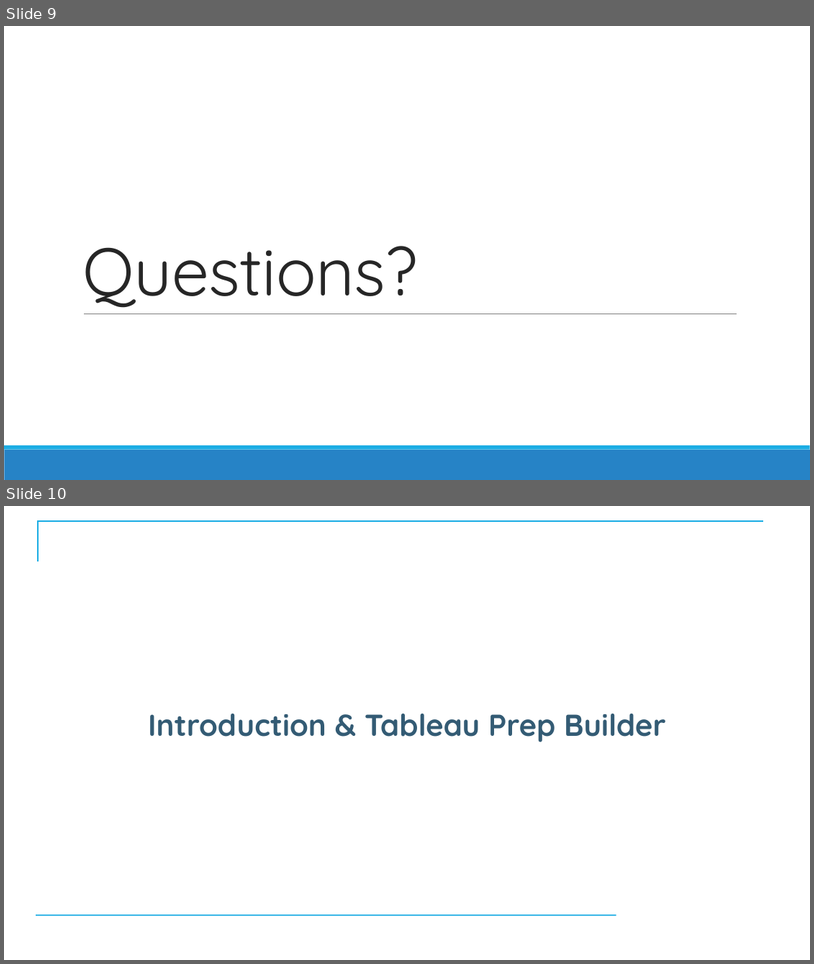
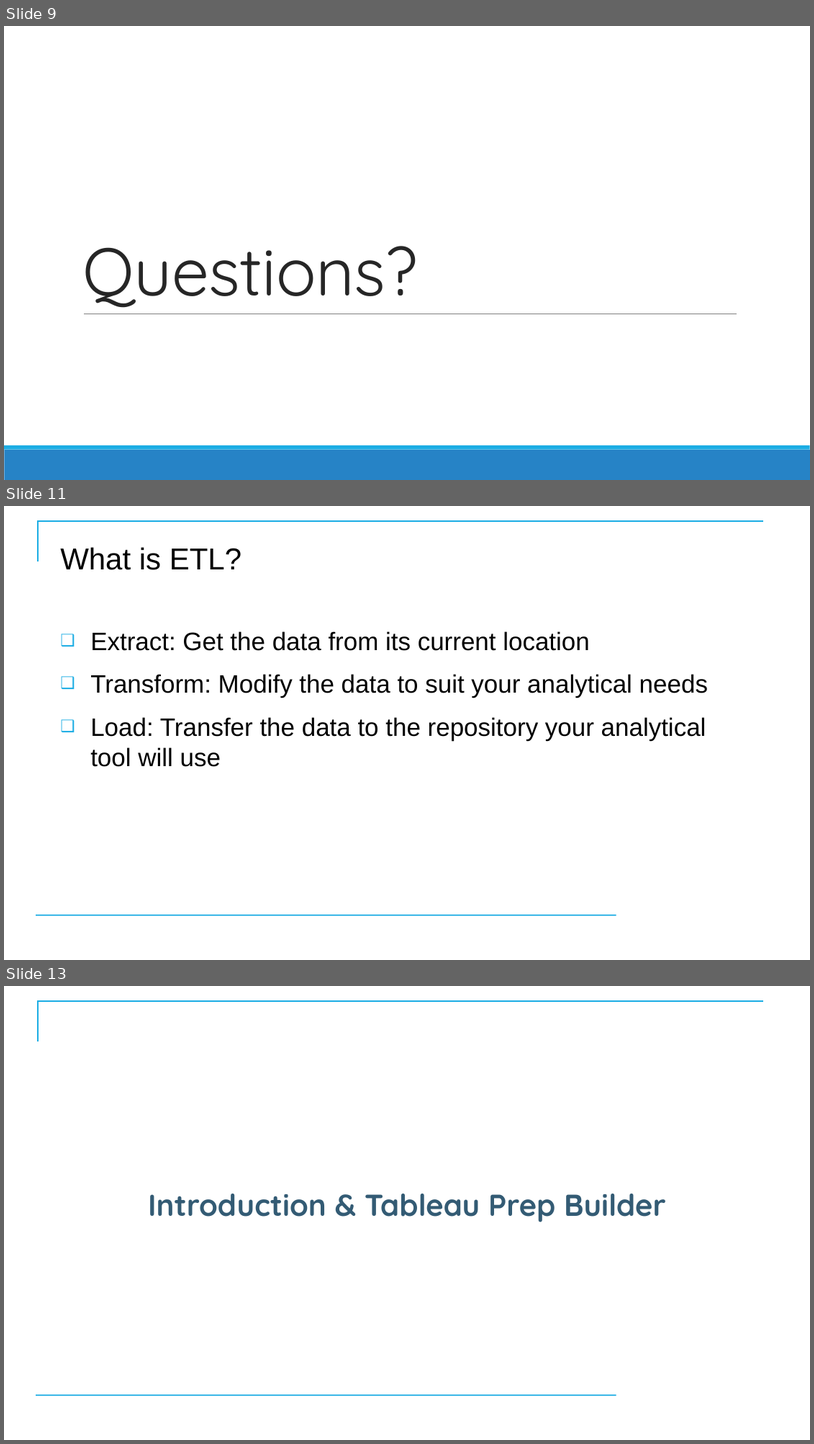
Before and after one commit to CostelloTechnicalConsulting/XTBP10---Tableau-Prep-Introduction, a slide deck: ppt/TableauPrepBuilderIntroV1_1.pptx. Shown one above the other, each under a label of ours: slides 9 and 10 before the commit, slides 9, 11 and 13 after it; the slides between them are not shown. The pictures are 814x964 and 814x1444 pixels, drawn with LibreOffice and Linux fonts; fonts in the diff are those of the drawing; background and template pictures are left out. Boxes give left, top, right and bottom in pixels: in the first picture for what was removed or moved away, otherwise in the second. Text is boxed around its words. In the diff, an @@ line names an element or a change of style, - is before the commit and + after.

```diff
--- a/ppt/TableauPrepBuilderIntroV1_1.pptx
+++ b/ppt/TableauPrepBuilderIntroV1_1.pptx
@@ slide 11 added at (x1=4, y1=506, x2=810, y2=960), background #FFFFFF; not listed: 2 template elements that a slide beside it also shows @@
@@ title added at (x1=60, y1=547, x2=242, y2=570), 36 pt, text #000000 @@
+What is ETL?
@@ text added at (x1=90, y1=631, x2=708, y2=767), 30 pt, text #000000 @@
+❑ Extract: Get the data from its current location
+❑ Transform: Modify the data to suit your analytical needs
+❑ Load: Transfer the data to the repository your analytical tool will use
@@ what was slide 10 is now slide 13 @@
```
Also in this commit, not shown: 2 other slides added, 1 other file.
